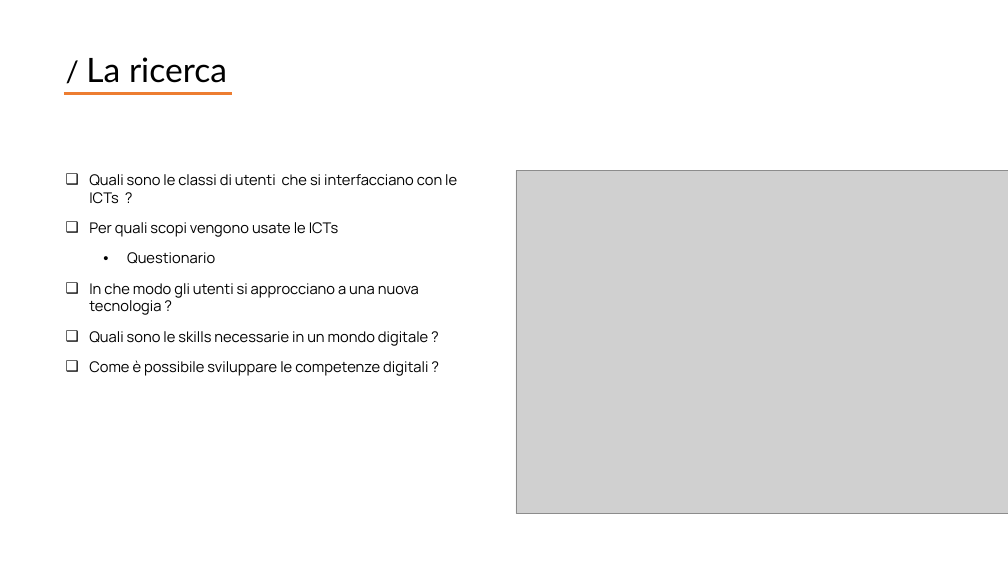
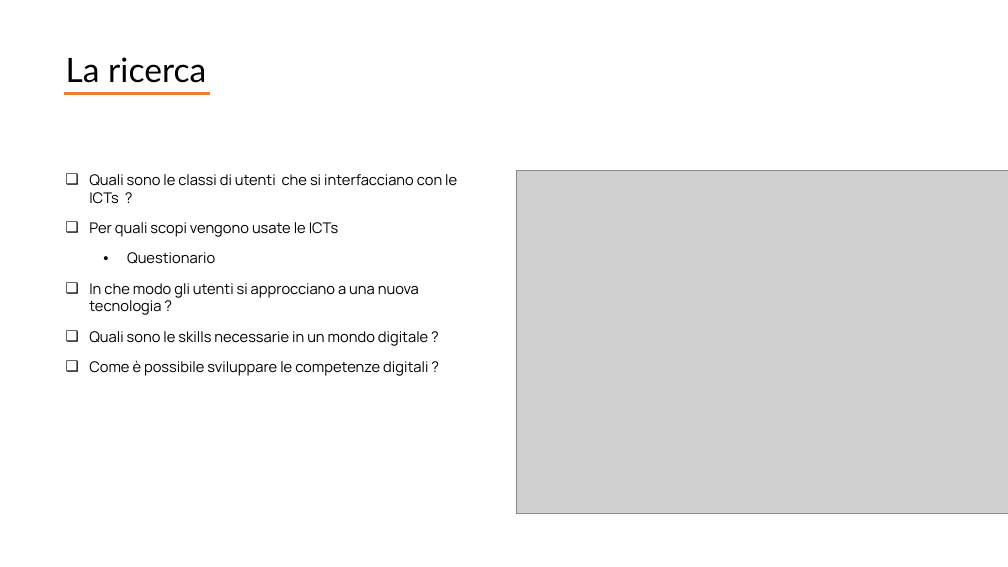
Before and after one commit to giocoal/social-issues-in-information-society-project, a slide deck: slide 2 of Presentazione/Presentazione_completa - Copy.pptx. Drawn at 1008x567 pixels with LibreOffice and Linux fonts; fonts in the diff are those of the drawing; grey boxes stand for pictures. Boxes give left, top, right and bottom in pixels: in the first picture for what was removed or moved away, otherwise in the second. Text is boxed around its words. In the diff, an @@ line names an element or a change of style, - is before the commit and + after.

```diff
--- a/Presentazione/Presentazione_completa - Copy.pptx
+++ b/Presentazione/Presentazione_completa - Copy.pptx
@@ text at [66, 57, 206, 83]: text changed @@
-/ La ricerca
+La ricerca
@@ line moved from (64, 94) - (232, 94) to (64, 94) - (209, 94) @@
```
Also in this commit, not shown: 4 other slides changed, 2 slides added.
